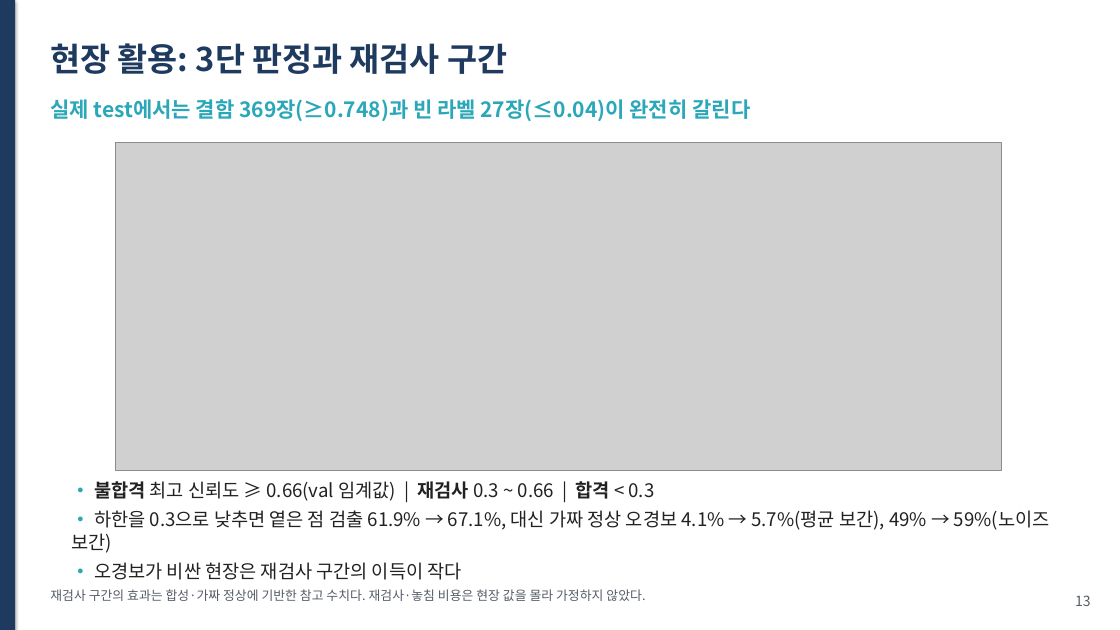
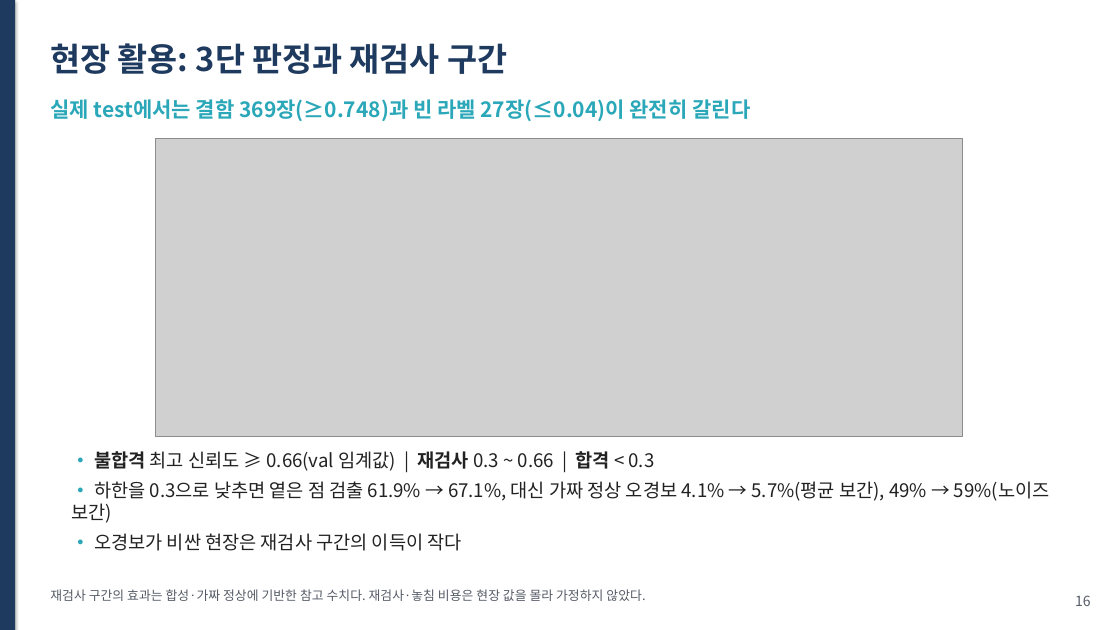
Before and after one commit to hmy7788/kamp_xray_detection, a slide deck: slide 16 of ppt/presentation.pptx (slide 13 before the commit). Drawn at 1120x630 pixels with LibreOffice and Linux fonts; fonts in the diff are those of the drawing; grey boxes stand for pictures. Boxes give left, top, right and bottom in pixels: in the first picture for what was removed or moved away, otherwise in the second. Text is boxed around its words. In the diff, an @@ line names an element or a change of style, - is before the commit and + after.

```diff
--- a/ppt/presentation.pptx
+++ b/ppt/presentation.pptx
@@ picture: place and size @@
-picture at [115,143,1002,471]
+picture at [155,139,963,437]
@@ text "• 불합격 최고 신뢰도 ≥ ...": place and size @@
-text "• 불합격 최고 신뢰도 ≥ ..." at [71,481,1050,580]
+text "• 불합격 최고 신뢰도 ≥ ..." at [71,451,1050,551]
@@ text at [1075,595,1091,606]: text changed @@
-13
+16
```
Also in this commit, not shown: 16 other slides changed, 4 slides added, 1 slide removed, 6 other files.
